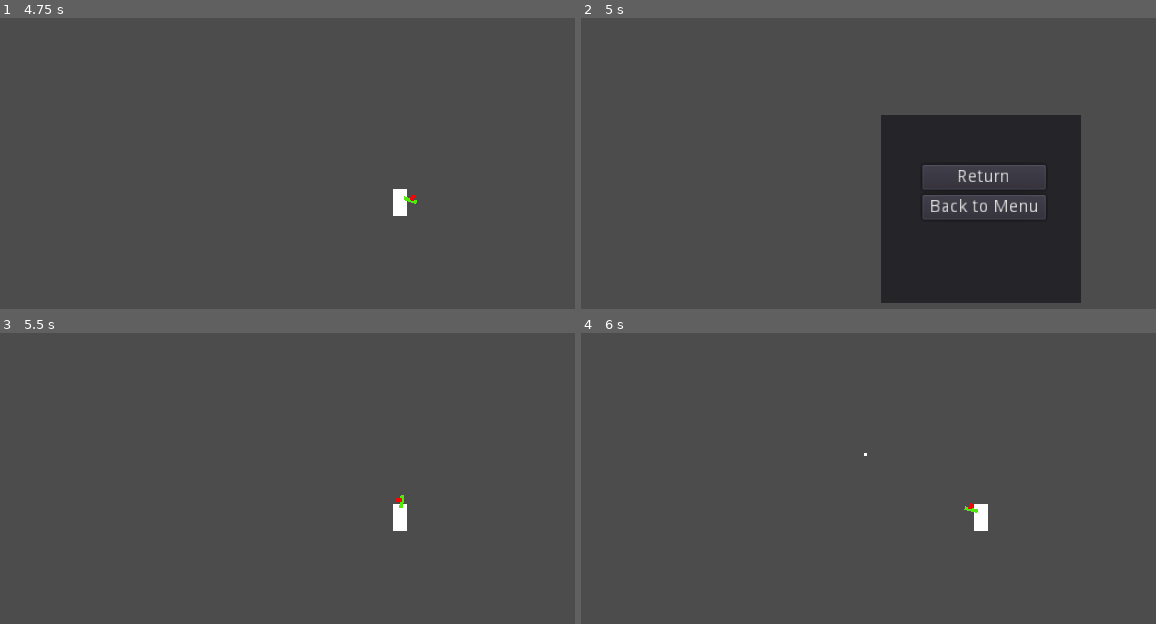
Above: before the commit, frames 1-4 (two rows, left to right).
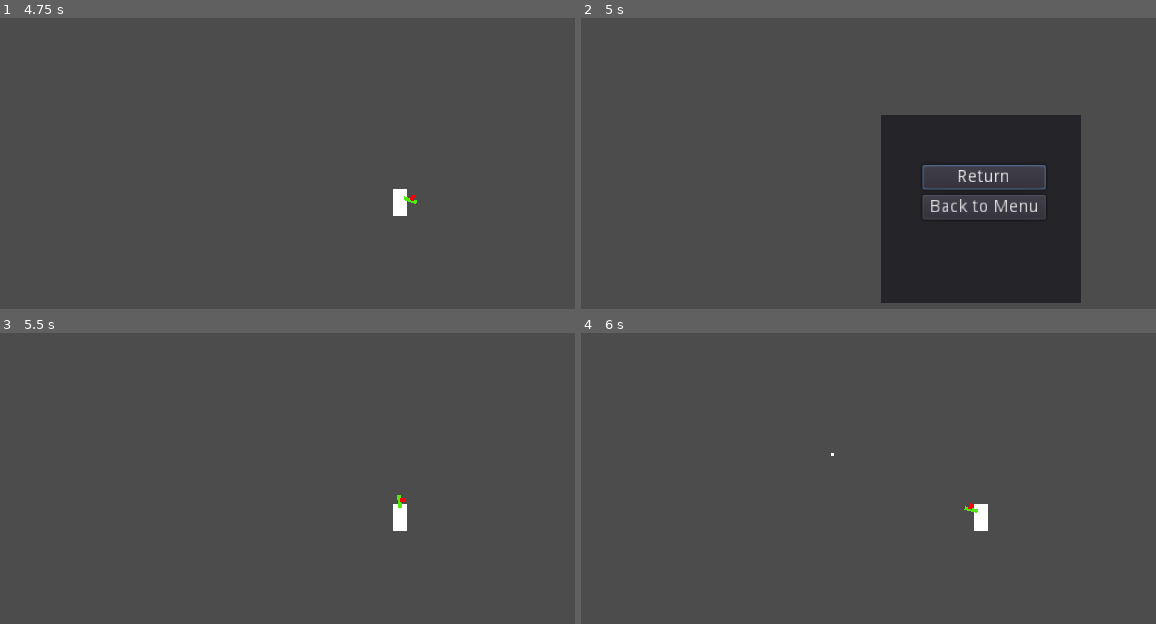
Above: after the commit, the same moments.

Repository: LuizzDutra/Remorse-of-Blue-Pen
Game: Godot game, scene res://Base.tscn
The game is run twice, just before and just after one commit, with the same random seed, the same clock (stepped at 60 frames per second) and the same inputs.
Inputs (mouse positions are in pixels of both pictures, inside the frame that each line leads up to):
- Up to frame 1 (4.75 s): click "Start" at 0.5 s; tap Enter at 1.25, 2.75, 4.25 s; move the mouse to (outside the picture) at 1.27 s; hold Shift (dash) 1.28-2.03 s; hold D (move_right) 1.28-2.78 s; tap W (jump) at 1.52, 2.27, 3.77, 4.52 s; tap Space at 2, 3.5 s; move the mouse to (241, 230) at 2.02 s; tap E (interact) at 2.1, 4.35 s; move the mouse to (477, 111) at 2.77 s; hold A (move_left) 2.78-3.53 s; click (477, 111) at 2.85 s; move the mouse to (362, 300) at 3.52 s; hold D (move_right) from 3.53 s (still down); tap Shift (dash) at 3.6 s; move the mouse to (outside the picture) at 4.27 s
- Up to frame 2 (5 s): keep holding D (move_right); tap Escape (ui_cancel) at 4.9 s
- Up to frame 3 (5.5 s): release D (move_right) at 5 s; click "Return" at 5 s
- Up to frame 4 (6 s): tap Space at 5.75 s; move the mouse to (742, 455) at 5.77 s; hold A (move_left) from 5.78 s (still down); click (742, 455) at 5.85 s

Frame 1 is identical in both runs. In frame 2, 0.3% of the frame differs, in the area x 59-81%, y 50-60%; in frame 3, less than 0.1%; in frame 4, less than 0.1%.

Commit message:
in-game menu keyboard control and menu pause

Diff:
--- a/Scenes/Game.tscn
+++ b/Scenes/Game.tscn
@@ -1,6 +1,7 @@
-[gd_scene load_steps=3 format=2]
+[gd_scene load_steps=4 format=2]
 
 [ext_resource path="res://Scenes/Levels/Hub.tscn" type="PackedScene" id=1]
+[ext_resource path="res://Scripts/GameMenu.gd" type="Script" id=2]
 [ext_resource path="res://Scripts/Game.gd" type="Script" id=3]
 
 [node name="Game" type="Node"]
@@ -9,13 +10,15 @@
 [node name="Hub" parent="." instance=ExtResource( 1 )]
 
 [node name="CanvasLayer" type="CanvasLayer" parent="."]
+pause_mode = 2
 
-[node name="Menu" type="Control" parent="CanvasLayer"]
+[node name="GameMenu" type="Control" parent="CanvasLayer"]
 visible = false
 anchor_right = 1.0
 anchor_bottom = 1.0
+script = ExtResource( 2 )
 
-[node name="Panel" type="Panel" parent="CanvasLayer/Menu"]
+[node name="Panel" type="Panel" parent="CanvasLayer/GameMenu"]
 anchor_left = 0.5
 anchor_top = 0.5
 anchor_right = 0.5
@@ -25,7 +28,7 @@
 margin_right = 240.0
 margin_bottom = 225.0
 
-[node name="GridContainer" type="GridContainer" parent="CanvasLayer/Menu"]
+[node name="GridContainer" type="GridContainer" parent="CanvasLayer/GameMenu"]
 anchor_left = 0.5
 anchor_top = 0.5
 anchor_right = 0.5
@@ -41,25 +44,30 @@
 "_edit_group_": true
 }
 
-[node name="Return" type="Button" parent="CanvasLayer/Menu/GridContainer"]
+[node name="Return" type="Button" parent="CanvasLayer/GameMenu/GridContainer"]
 margin_right = 99.0
 margin_bottom = 20.0
+focus_neighbour_top = NodePath("../BackToMenu")
+focus_neighbour_bottom = NodePath("../BackToHub")
 text = "Return"
 
-[node name="BackToHub" type="Button" parent="CanvasLayer/Menu/GridContainer"]
-visible = false
+[node name="BackToHub" type="Button" parent="CanvasLayer/GameMenu/GridContainer"]
 margin_top = 24.0
 margin_right = 99.0
 margin_bottom = 44.0
+focus_neighbour_top = NodePath("../Return")
+focus_neighbour_bottom = NodePath("../BackToMenu")
 text = "Back to Hub"
 
-[node name="BackToMenu" type="Button" parent="CanvasLayer/Menu/GridContainer"]
-margin_top = 24.0
+[node name="BackToMenu" type="Button" parent="CanvasLayer/GameMenu/GridContainer"]
+margin_top = 48.0
 margin_right = 99.0
-margin_bottom = 44.0
+margin_bottom = 68.0
+focus_neighbour_top = NodePath("../BackToHub")
+focus_neighbour_bottom = NodePath("../Return")
 text = "Back to Menu"
 
 [connection signal="level_entered" from="Hub" to="." method="_on_Hub_level_entered"]
-[connection signal="pressed" from="CanvasLayer/Menu/GridContainer/Return" to="." method="_on_Return_pressed"]
-[connection signal="pressed" from="CanvasLayer/Menu/GridContainer/BackToHub" to="." method="_on_BackToHub_pressed"]
-[connection signal="pressed" from="CanvasLayer/Menu/GridContainer/BackToMenu" to="." method="_on_BackToMenu_pressed"]
+[connection signal="pressed" from="CanvasLayer/GameMenu/GridContainer/Return" to="." method="_on_Return_pressed"]
+[connection signal="pressed" from="CanvasLayer/GameMenu/GridContainer/BackToHub" to="." method="_on_BackToHub_pressed"]
+[connection signal="pressed" from="CanvasLayer/GameMenu/GridContainer/BackToMenu" to="." method="_on_BackToMenu_pressed"]
--- a/Scripts/Game.gd
+++ b/Scripts/Game.gd
@@ -2,33 +2,37 @@
 
 var hub_scene = load("res://Scenes/Levels/Hub.tscn")
 
-onready var menu = $CanvasLayer/Menu
+onready var menu = $CanvasLayer/GameMenu
 
 func _on_Hub_level_entered(loaded_level):
 	$Hub.queue_free()
 	add_child(loaded_level.instance())
 
-
 func _unhandled_input(event):
 	if event.is_action("ui_cancel"):
 		if event.is_pressed():
 			if menu.visible:
-				menu.visible = false
+				get_tree().paused = false
+				menu.set_visibility(false, true)
 			elif not menu.visible:
-				menu.visible = true
+				get_tree().paused = true
 				if has_node("Hub"):
-					menu.get_node("GridContainer/BackToHub").visible = false
+					menu.set_visibility(true, false)
 				else:
-					menu.get_node("GridContainer/BackToHub").visible = true
+					menu.set_visibility(true, true)
+
 
 
 func _on_BackToMenu_pressed():
+	get_tree().paused = false
 	get_tree().change_scene("res://Base.tscn")
 
 
 func _on_BackToHub_pressed():
+	get_tree().paused = false
 	get_tree().change_scene("res://Scenes/Game.tscn")
 
 
 func _on_Return_pressed():
 	menu.visible = false
+	get_tree().paused = false
--- /dev/null
+++ b/Scripts/GameMenu.gd
@@ -0,0 +1,16 @@
+extends Control
+
+
+func set_visibility(vis:bool, in_level: bool):
+	visible = vis
+	if visible:
+		$GridContainer/Return.grab_focus()
+
+	if in_level:
+		$GridContainer/Return.focus_neighbour_bottom = "../BackToHub"
+		$GridContainer/BackToMenu.focus_neighbour_top = "../BackToHub"
+		$GridContainer/BackToHub.visible = true
+	else:
+		$GridContainer/Return.focus_neighbour_bottom = "../BackToMenu"
+		$GridContainer/BackToMenu.focus_neighbour_top = "../Return"
+		$GridContainer/BackToHub.visible = false
